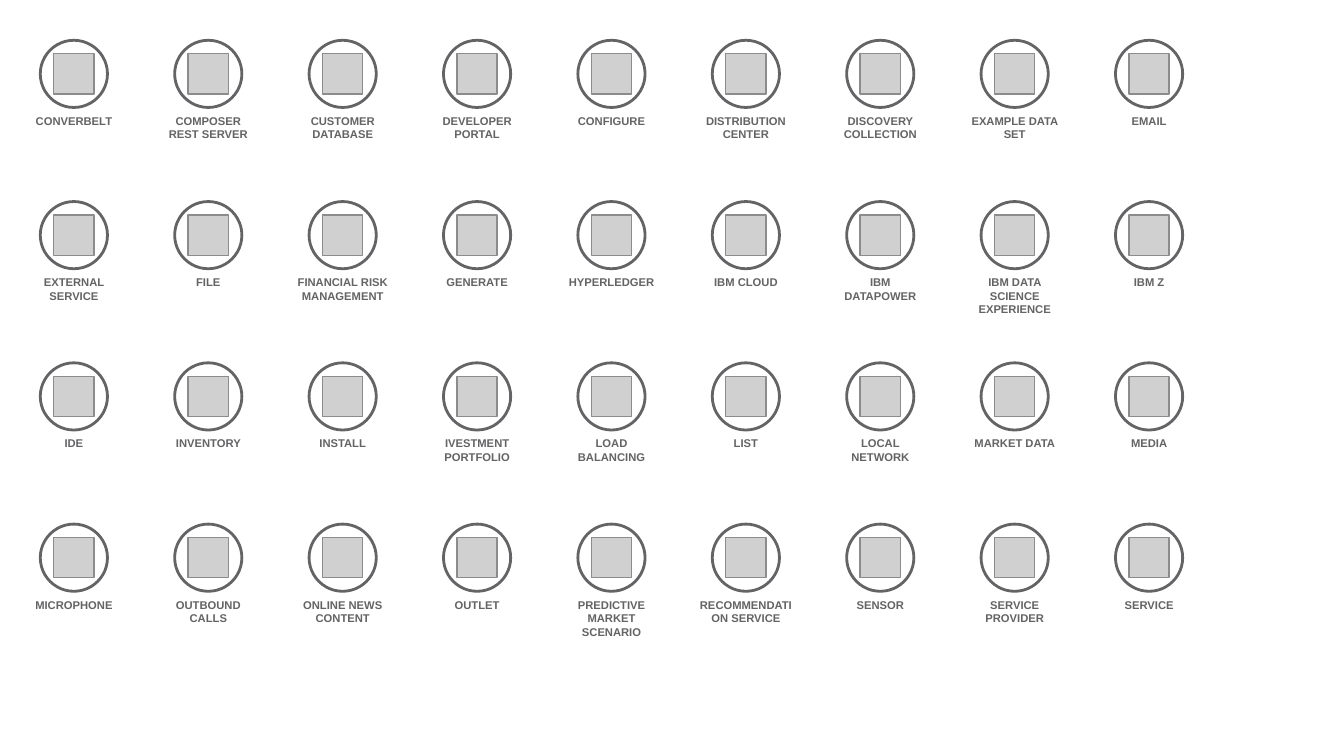
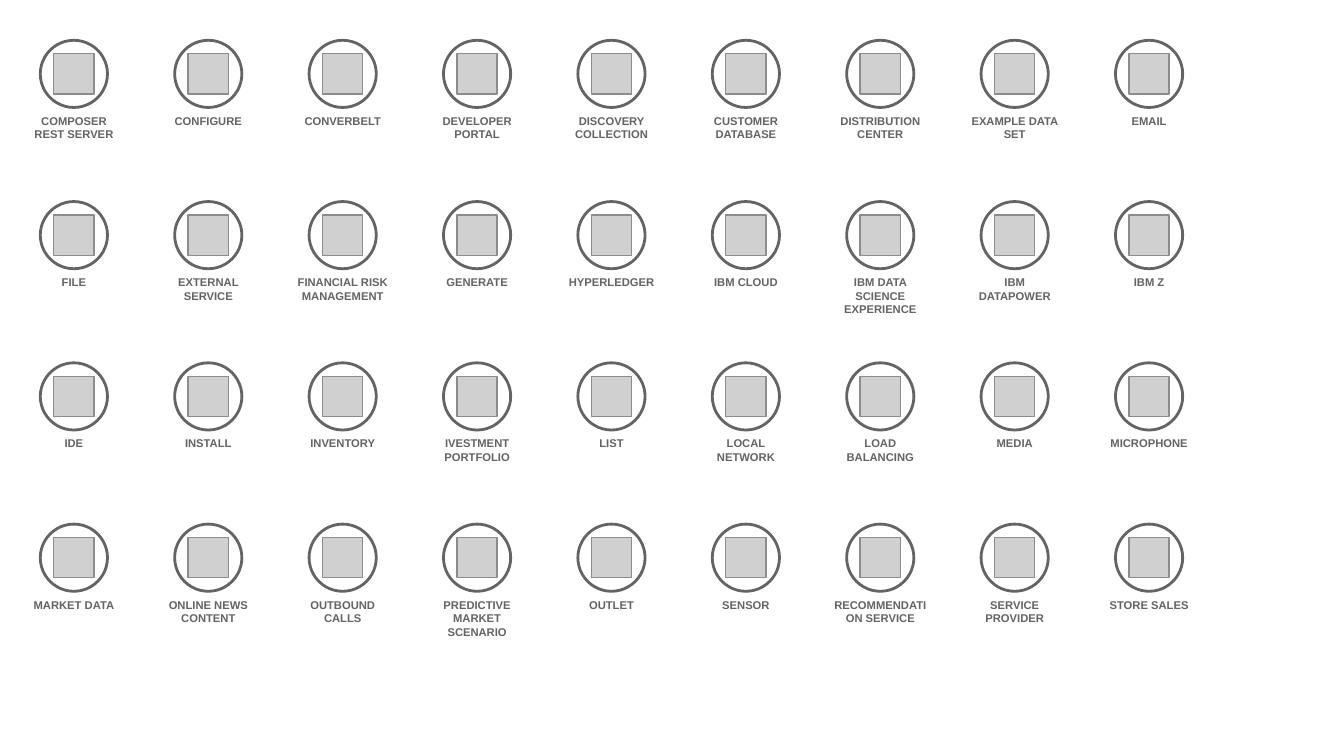
Before and after one commit to l2fprod/myarchitecture, a slide deck: slide 11 of mycatalog-architecture-diagram-template.pptx. Drawn at 1344x756 pixels with LibreOffice and Linux fonts; fonts in the diff are those of the drawing; grey boxes stand for pictures. Boxes give left, top, right and bottom in pixels: in the first picture for what was removed or moved away, otherwise in the second. Text is boxed around its words. In the diff, an @@ line names an element or a change of style, - is before the commit and + after.

```diff
--- a/mycatalog-architecture-diagram-template.pptx
+++ b/mycatalog-architecture-diagram-template.pptx
@@ text removed at box(36, 117, 112, 125) @@
-CONVERBELT
@@ text added at box(175, 117, 242, 125), 6 pt, text #646365, bold @@
+CONFIGURE
@@ text at box(305, 117, 381, 125): text changed @@
-CUSTOMER DATABASE
+CONVERBELT
@@ text at box(575, 117, 648, 138): text changed @@
-CONFIGURE
+DISCOVERY COLLECTION
@@ text added at box(714, 117, 778, 138), 6 pt, text #646365, bold @@
+CUSTOMER DATABASE
@@ text removed at box(844, 117, 917, 138) @@
-DISCOVERY COLLECTION
@@ text "LOAD BALANCING": place and size @@
-text "LOAD BALANCING" at box(578, 439, 645, 461)
+text "LOAD BALANCING" at box(847, 439, 914, 461)
@@ text removed at box(974, 439, 1054, 447) @@
-MARKET DATA
@@ text added at box(1110, 439, 1187, 447), 6 pt, text #646365, bold @@
+MICROPHONE
@@ 7 texts: place and size @@
-7 texts at box(44, 117, 916, 622)
+7 texts at box(178, 117, 1051, 622)
@@ 10 texts: place and size @@
-10 texts at box(169, 117, 1167, 636)
+10 texts at box(34, 117, 1033, 636)
@@ text at box(34, 601, 114, 609): text changed @@
-MICROPHONE
+MARKET DATA
@@ text at box(1110, 601, 1188, 609): text changed @@
-SERVICE
+STORE SALES
```
Also in this commit, not shown: 17 other slides changed, 1 slide added, 1 slide removed.
